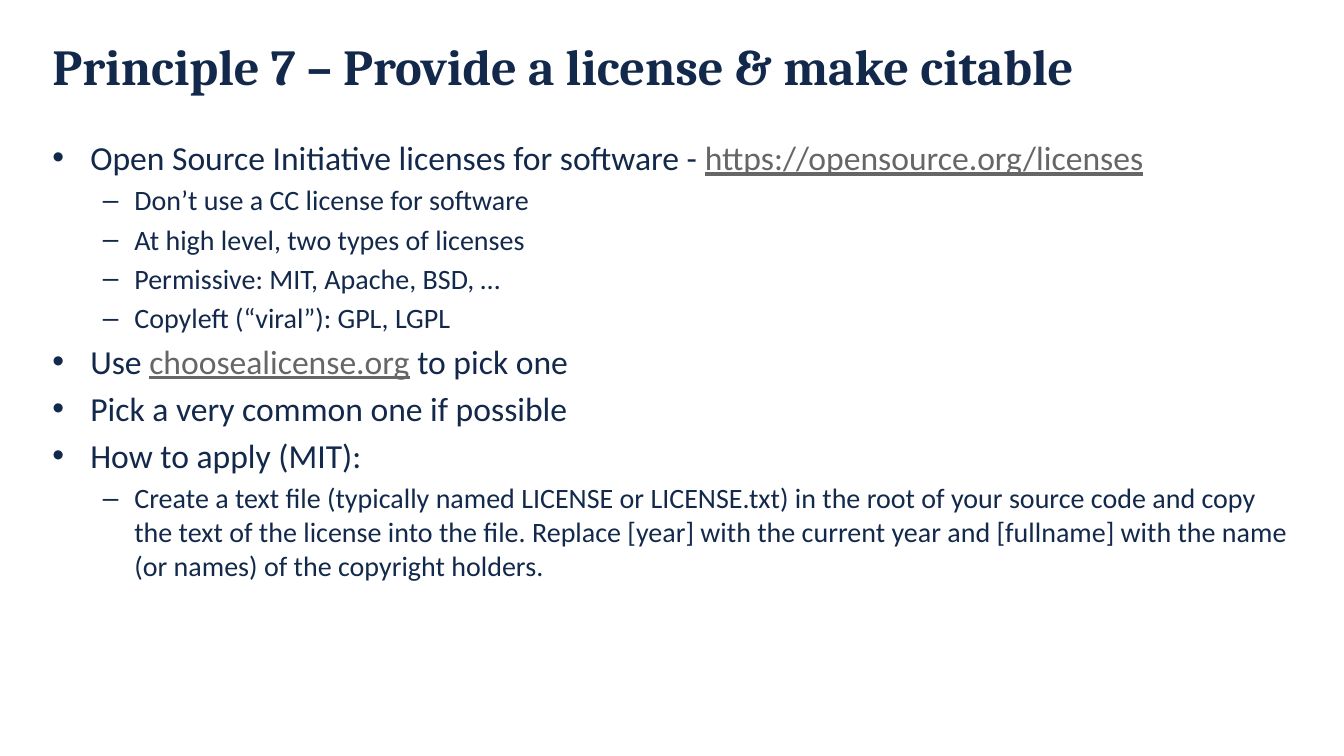
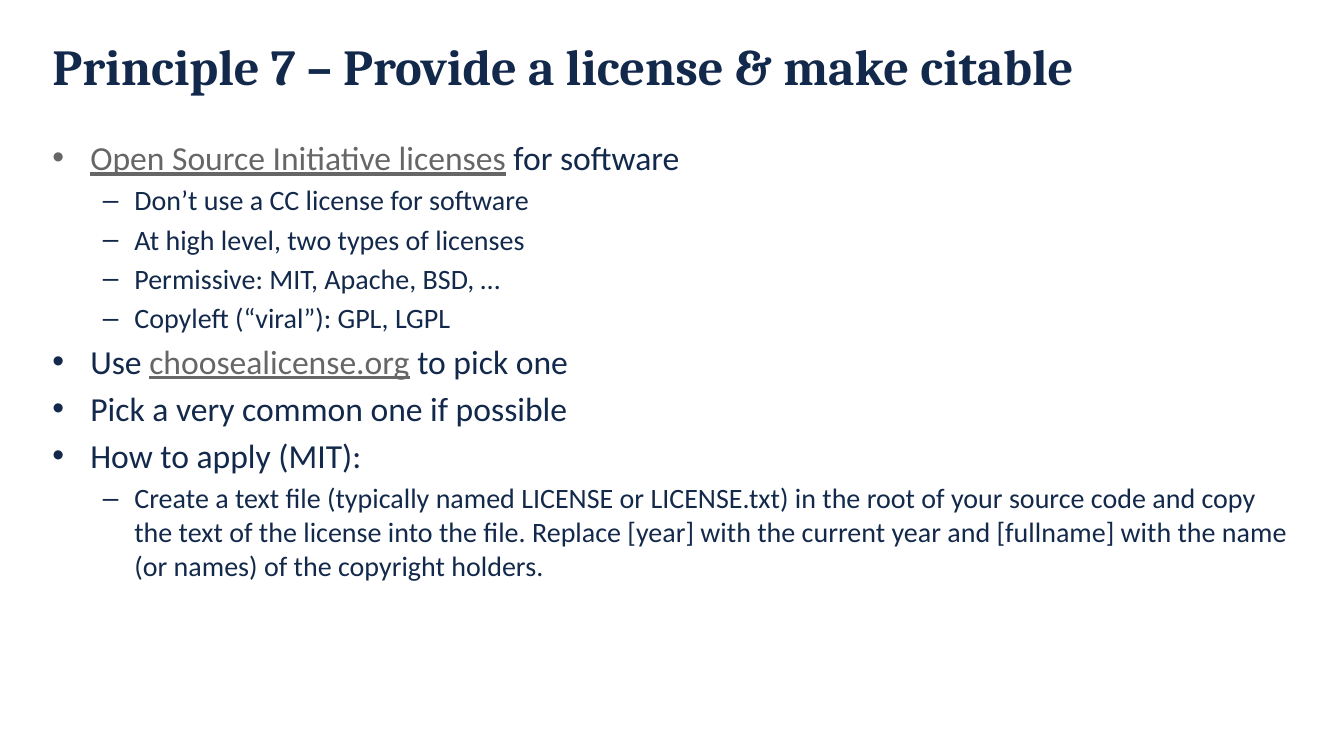
Before and after one commit to danielskatz/repro-fdtd1d, a slide deck: slide 25 of Computational_Reproducibility.pptx. Drawn at 1344x756 pixels with LibreOffice and Linux fonts; fonts in the diff are those of the drawing; background and template pictures are left out. Boxes give left, top, right and bottom in pixels: in the first picture for what was removed or moved away, otherwise in the second. Text is boxed around its words. In the diff, an @@ line names an element or a change of style, - is before the commit and + after.

```diff
--- a/Computational_Reproducibility.pptx
+++ b/Computational_Reproducibility.pptx
@@ text at box(90, 146, 679, 176): text changed; text colour #13294B to #666666 @@
-• Open Source Initiative licenses for software - https://opensource.org/licenses
+• Open Source Initiative licenses for software
```
Also in this commit, not shown: 22 other slides changed.
